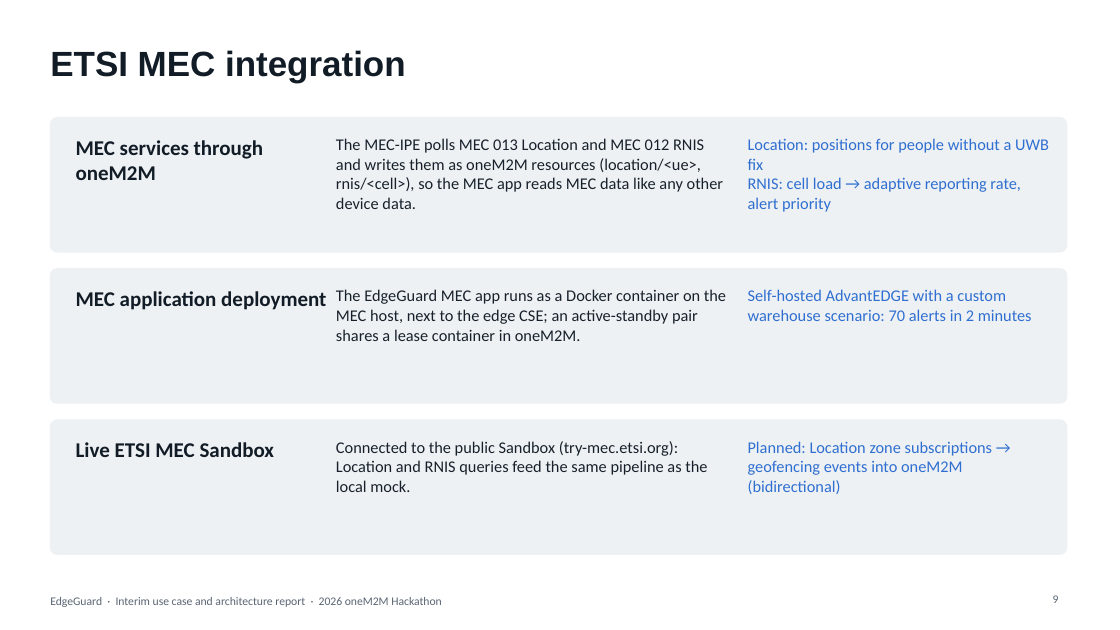
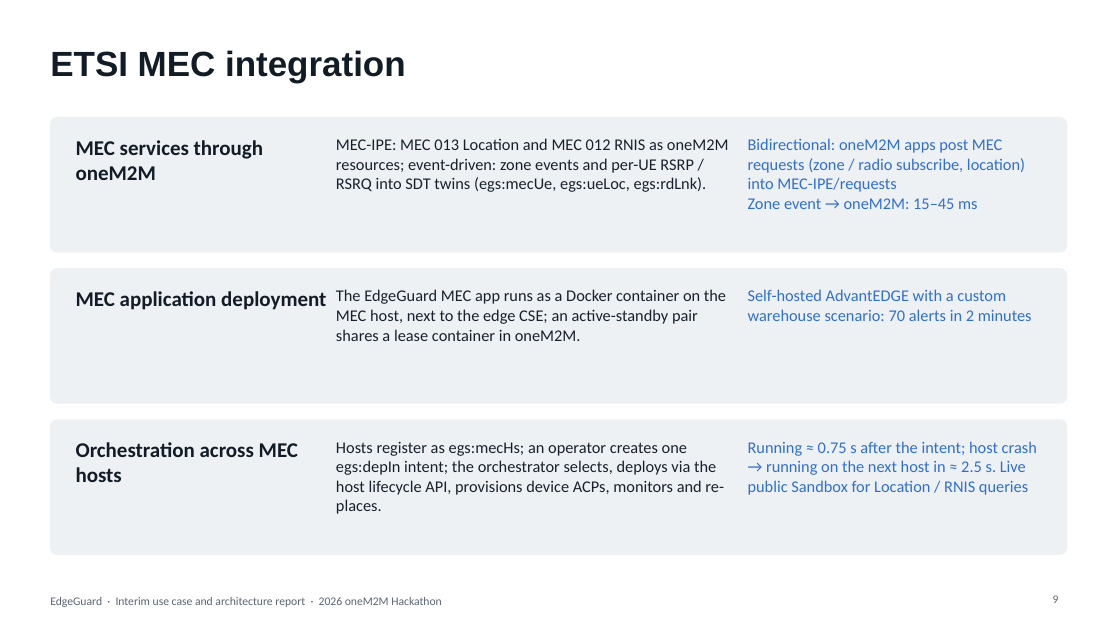
Before and after one commit to ljw22112/Edgeguard, a slide deck: slide 9 of docs/submissions/EdgeGuard_Interim_Report.pptx. Drawn at 1120x630 pixels with LibreOffice and Linux fonts; fonts in the diff are those of the drawing. Boxes give left, top, right and bottom in pixels: in the first picture for what was removed or moved away, otherwise in the second. Text is boxed around its words. In the diff, an @@ line names an element or a change of style, - is before the commit and + after.

```diff
--- a/docs/submissions/EdgeGuard_Interim_Report.pptx
+++ b/docs/submissions/EdgeGuard_Interim_Report.pptx
@@ text at bbox=[336, 138, 729, 192]: text changed @@
-The MEC-IPE polls MEC 013 Location and MEC 012 RNIS and writes them as oneM2M resources (location/<ue>, rnis/<cell>), so the MEC app reads MEC data like any other device data.
+MEC-IPE: MEC 013 Location and MEC 012 RNIS as oneM2M resources; event-driven: zone events and per-UE RSRP / RSRQ into SDT twins (egs:mecUe, egs:ueLoc, egs:rdLnk).
@@ text at bbox=[748, 138, 1025, 209]: text changed @@
-Location: positions for people without a UWB fix
-RNIS: cell load → adaptive reporting rate, alert priority
+Bidirectional: oneM2M apps post MEC requests (zone / radio subscribe, location) into MEC-IPE/requests
+Zone event → oneM2M: 15–45 ms
@@ text at bbox=[76, 442, 298, 482]: text changed @@
-Live ETSI MEC Sandbox
+Orchestration across MEC hosts
@@ text at bbox=[336, 442, 724, 514]: text changed @@
-Connected to the public Sandbox (try-mec.etsi.org): Location and RNIS queries feed the same pipeline as the local mock.
+Hosts register as egs:mecHs; an operator creates one egs:depIn intent; the orchestrator selects, deploys via the host lifecycle API, provisions device ACPs, monitors and re-places.
@@ text at bbox=[748, 441, 1037, 495]: text changed @@
-Planned: Location zone subscriptions → geofencing events into oneM2M (bidirectional)
+Running ≈ 0.75 s after the intent; host crash → running on the next host in ≈ 2.5 s. Live public Sandbox for Location / RNIS queries
```
Also in this commit, not shown: 7 other slides changed, 2 slides added.
